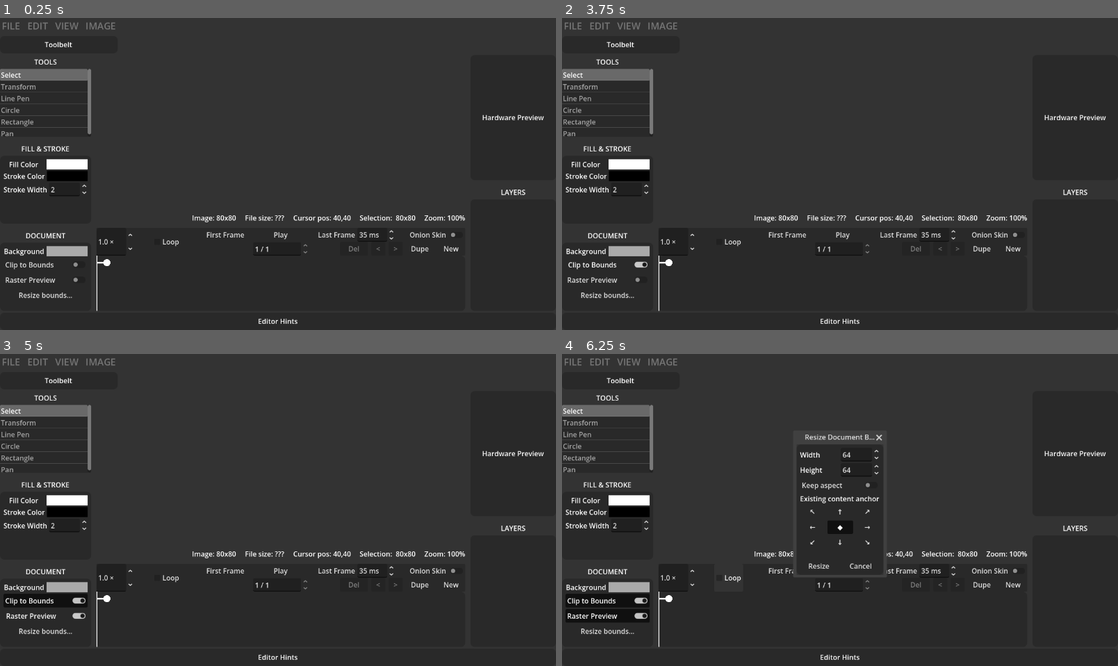
Above: before the commit, frames 1-4 (two rows, left to right).
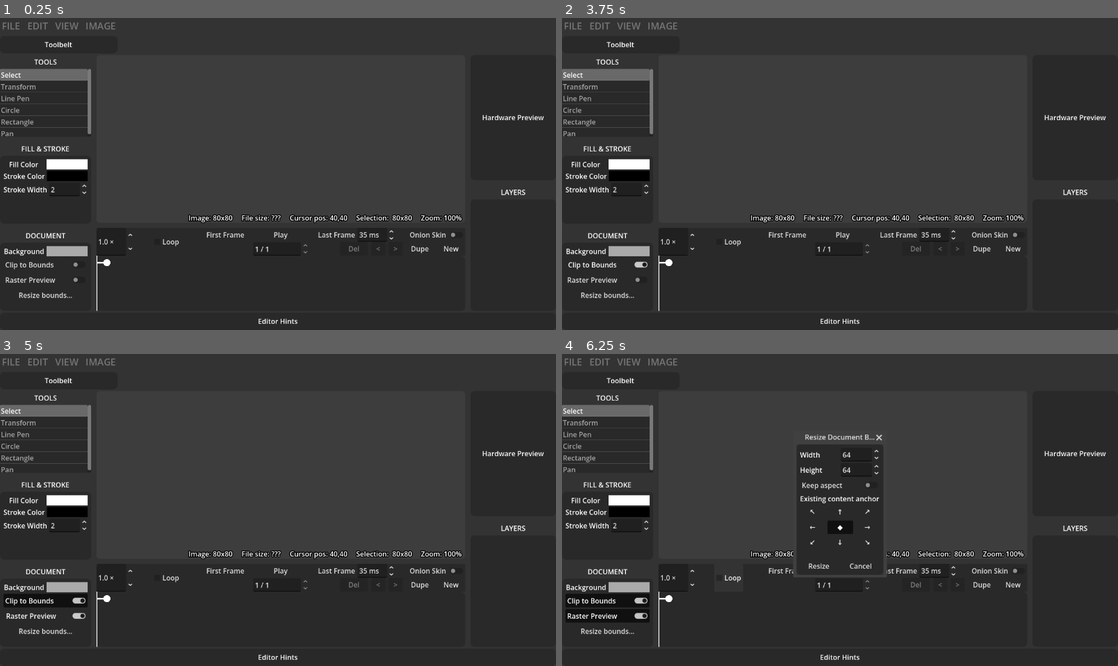
Above: after the commit, the same moments.

Repository: erlog135/Ripple
Game: Godot game, scene res://scenes/Editor.tscn
Same seed, same stepped clock (60 frames per second), same inputs: the game is played once before the commit and once after it.
Inputs:
- Up to frame 1 (0.25 s): no input
- Up to frame 2 (3.75 s): click "Play" at 0.5 s; click "Play" at 1.25 s; click "New" at 2 s; click "New" at 2.75 s; click "Clip to Bounds" at 3.5 s
- Up to frame 3 (5 s): click "Raster Preview" at 4.25 s
- Up to frame 4 (6.25 s): click "Resize bounds..." at 5 s; click "Loop" at 5.75 s

The runs differ from the first frame. In frame 1, 0.7% of the frame differs, in the area x 33-84%, y 63-66%; in frame 2, 0.7%; in frame 3, 0.7%; in frame 4, 0.5%.

Commit message:
more theming tweaks

Diff:
--- a/scenes/interface/CanvasArea.tscn
+++ b/scenes/interface/CanvasArea.tscn
@@ -6,8 +6,9 @@
 [ext_resource type="Script" uid="uid://deivbjl4qc7hw" path="res://scenes/interface/document_gizmos.gd" id="3_6yk6n"]
 [ext_resource type="Script" uid="uid://jra2u4f43tgg" path="res://scenes/interface/document.gd" id="3_h8p71"]
 [ext_resource type="Script" uid="uid://dkng0sunfbeqw" path="res://scenes/interface/hud_layer.gd" id="5_2ofuf"]
-[ext_resource type="Script" path="res://scenes/interface/artboard_clip.gd" id="7_yh3rt"]
+[ext_resource type="Script" uid="uid://c5w8qk2yvbd6n" path="res://scenes/interface/artboard_clip.gd" id="7_yh3rt"]
 [ext_resource type="Script" uid="uid://bymoxxarhboaj" path="res://scenes/interface/workspace_shortcuts.gd" id="8_df36l"]
+[ext_resource type="Texture2D" uid="uid://d22y2880h7xns" path="res://assets/frames/canvas_overlay.png" id="9_88xrp"]
 
 [node name="CanvasArea" type="Control" unique_id=1795288712]
 clip_contents = true
@@ -30,6 +31,7 @@
 script = ExtResource("2_j6oae")
 
 [node name="SubViewport" type="SubViewport" parent="DocumentLayer" unique_id=1953662212]
+transparent_bg = true
 handle_input_locally = false
 size = Vector2i(1280, 720)
 render_target_update_mode = 4
@@ -42,6 +44,15 @@
 
 [node name="Document" type="Node2D" parent="DocumentLayer/SubViewport/ArtboardClip" unique_id=1696822751]
 script = ExtResource("3_h8p71")
+
+[node name="ColorRect" type="ColorRect" parent="DocumentLayer/SubViewport/ArtboardClip/Document" unique_id=2079616006]
+custom_minimum_size = Vector2(42069, 42069)
+anchors_preset = 15
+anchor_right = 1.0
+anchor_bottom = 1.0
+grow_horizontal = 2
+grow_vertical = 2
+color = Color(0.23921569, 0.23921569, 0.23921569, 1)
 
 [node name="Line2D2" type="Line2D" parent="DocumentLayer/SubViewport/ArtboardClip/Document" unique_id=1003032040]
 visible = false
@@ -70,6 +81,9 @@
 anchor_top = 1.0
 anchor_right = 1.0
 anchor_bottom = 1.0
+offset_left = 8.0
+offset_top = -23.0
+offset_right = -8.0
 grow_horizontal = 2
 grow_vertical = 0
 theme_override_constants/separation = 20
@@ -77,26 +91,36 @@
 
 [node name="ImageDimensions" type="Label" parent="HUDLayer/InfoLabels" unique_id=1117593119]
 layout_mode = 2
+theme_override_colors/font_outline_color = Color(0, 0, 0, 1)
+theme_override_constants/outline_size = 8
 text = "Image: 80x80"
 horizontal_alignment = 1
 
 [node name="FileSize" type="Label" parent="HUDLayer/InfoLabels" unique_id=2120023147]
 layout_mode = 2
+theme_override_colors/font_outline_color = Color(0, 0, 0, 1)
+theme_override_constants/outline_size = 8
 text = "File size: ???"
 horizontal_alignment = 1
 
 [node name="CursorPosition" type="Label" parent="HUDLayer/InfoLabels" unique_id=973851150]
 layout_mode = 2
+theme_override_colors/font_outline_color = Color(0, 0, 0, 1)
+theme_override_constants/outline_size = 8
 text = "Cursor pos: 40,40"
 horizontal_alignment = 1
 
 [node name="SelectionDimensions" type="Label" parent="HUDLayer/InfoLabels" unique_id=226022848]
 layout_mode = 2
+theme_override_colors/font_outline_color = Color(0, 0, 0, 1)
+theme_override_constants/outline_size = 8
 text = "Selection:  80x80"
 horizontal_alignment = 1
 
 [node name="ZoomLevel" type="Label" parent="HUDLayer/InfoLabels" unique_id=1740279319]
 layout_mode = 2
+theme_override_colors/font_outline_color = Color(0, 0, 0, 1)
+theme_override_constants/outline_size = 8
 text = "Zoom: 100%"
 horizontal_alignment = 1
 
@@ -112,3 +136,18 @@
 
 [node name="WorkspaceShortcuts" type="Node" parent="." unique_id=2132314204]
 script = ExtResource("8_df36l")
+
+[node name="NinePatchRect" type="NinePatchRect" parent="." unique_id=1516509987]
+layout_mode = 1
+anchors_preset = 15
+anchor_right = 1.0
+anchor_bottom = 1.0
+grow_horizontal = 2
+grow_vertical = 2
+texture = ExtResource("9_88xrp")
+patch_margin_left = 8
+patch_margin_top = 8
+patch_margin_right = 7
+patch_margin_bottom = 7
+axis_stretch_horizontal = 1
+axis_stretch_vertical = 1
--- a/scenes/interface/aux_windows/TabItem.tscn
+++ b/scenes/interface/aux_windows/TabItem.tscn
@@ -12,6 +12,7 @@
 script = ExtResource("1_ofo3d")
 
 [node name="TextureRect" type="TextureRect" parent="." unique_id=1356638499]
+texture_filter = 3
 layout_mode = 0
 offset_right = 80.0
 offset_bottom = 80.0
--- a/scenes/interface/input_layer.gd
+++ b/scenes/interface/input_layer.gd
@@ -35,6 +35,9 @@
 			EditorState.pan(-event.relative)
 		elif EditorState.active_tool == EditorState.Tool.SELECT:
 			_selection_tool.handle_mouse_motion(_screen_to_world(event.position), _gizmos)
+
+	if event is InputEventMouseMotion and Input.is_mouse_button_pressed(MOUSE_BUTTON_MIDDLE):
+		EditorState.pan(-event.relative)
 
 	if event is InputEventMouseButton and event.button_index == MOUSE_BUTTON_WHEEL_UP:
 		EditorState.zoom_in(event.position)
Binary file added: assets/frames/canvas_overlay.png
Not shown, added: assets/frames/canvas_overlay.png.import
